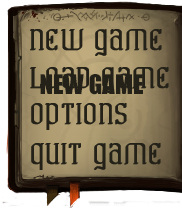
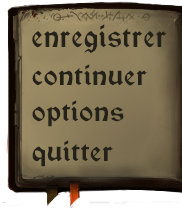
Revision of a layered 182px x 208px image; what changed, layer by layer:
added group "frame" with 4 layers in group "sprite012115_32_182x208" over [22, 22, 175, 174]
hid "original" over [2, 1, 182, 208]
added group "text - hover" with 5 layers in group "sprite012115_32_182x208" over [32, 24, 171, 167]
added group "text" with 5 layers in group "sprite012115_32_182x208" over [32, 24, 171, 167]
renamed "NEW GAME" to "new game", hid it, moved it into group "text", painted on it over [32, 31, 171, 95]
added layer "savegame" in group "text" over [32, 24, 167, 53]
added layer "continuer" (2nd of 2, in "sprite012115_32_182x208" › "text") in group "text" over [32, 64, 147, 86]
added layer "options" (2nd of 2, in "sprite012115_32_182x208" › "text") in group "text" over [32, 100, 124, 127]
added layer "quitter" (2nd of 2, in "sprite012115_32_182x208" › "text") in group "text" over [32, 140, 113, 167]
